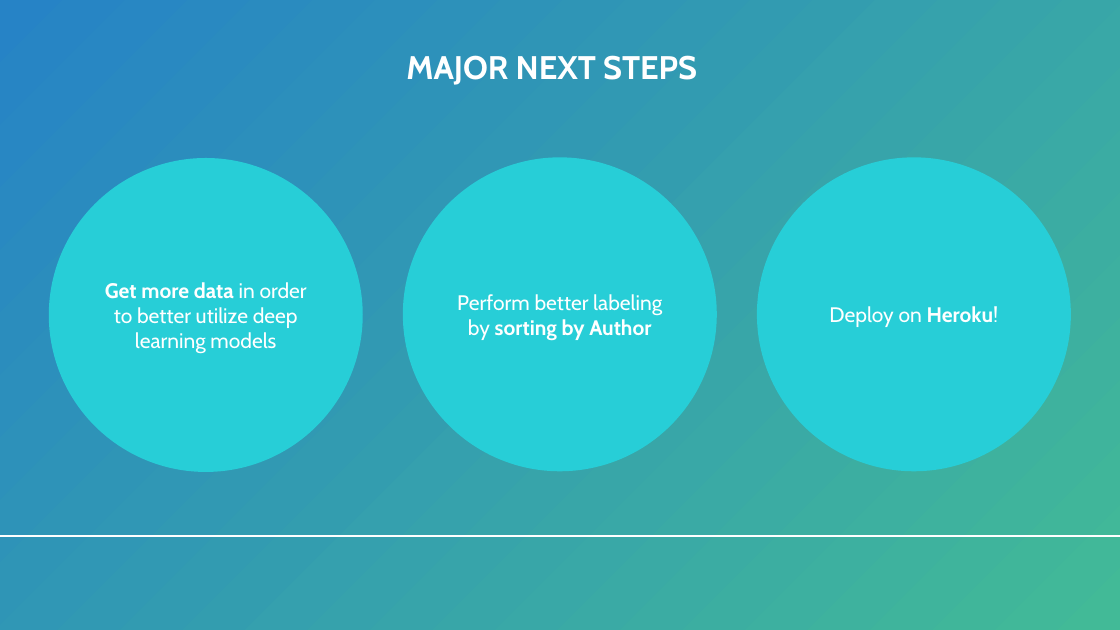
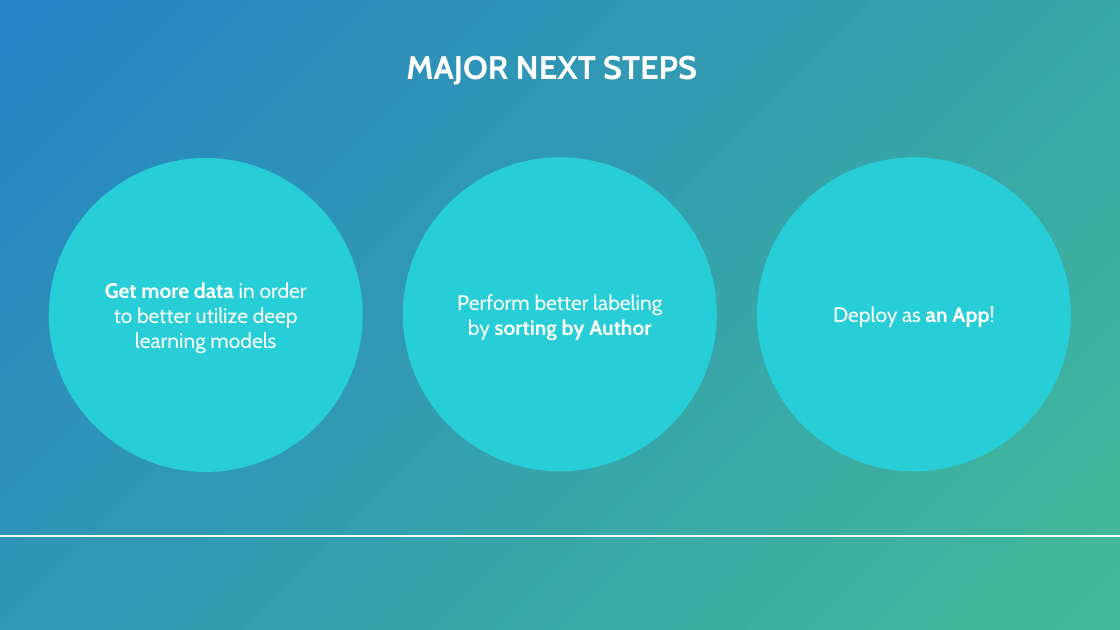
Before and after one commit to man-of-moose/masters_607, a slide deck: slide 10 of projects/final_project/final_presentation.pptx. Drawn at 1120x630 pixels with LibreOffice and Linux fonts; fonts in the diff are those of the drawing. Boxes give left, top, right and bottom in pixels: in the first picture for what was removed or moved away, otherwise in the second. Text is boxed around its words. In the diff, an @@ line names an element or a change of style, - is before the commit and + after.

```diff
--- a/projects/final_project/final_presentation.pptx
+++ b/projects/final_project/final_presentation.pptx
@@ text in ellipse at bbox=[833, 306, 994, 327]: text changed @@
-Deploy on Heroku!
+Deploy as an App!
```
Also in this commit, not shown: 4 other slides changed, 19 other files.
